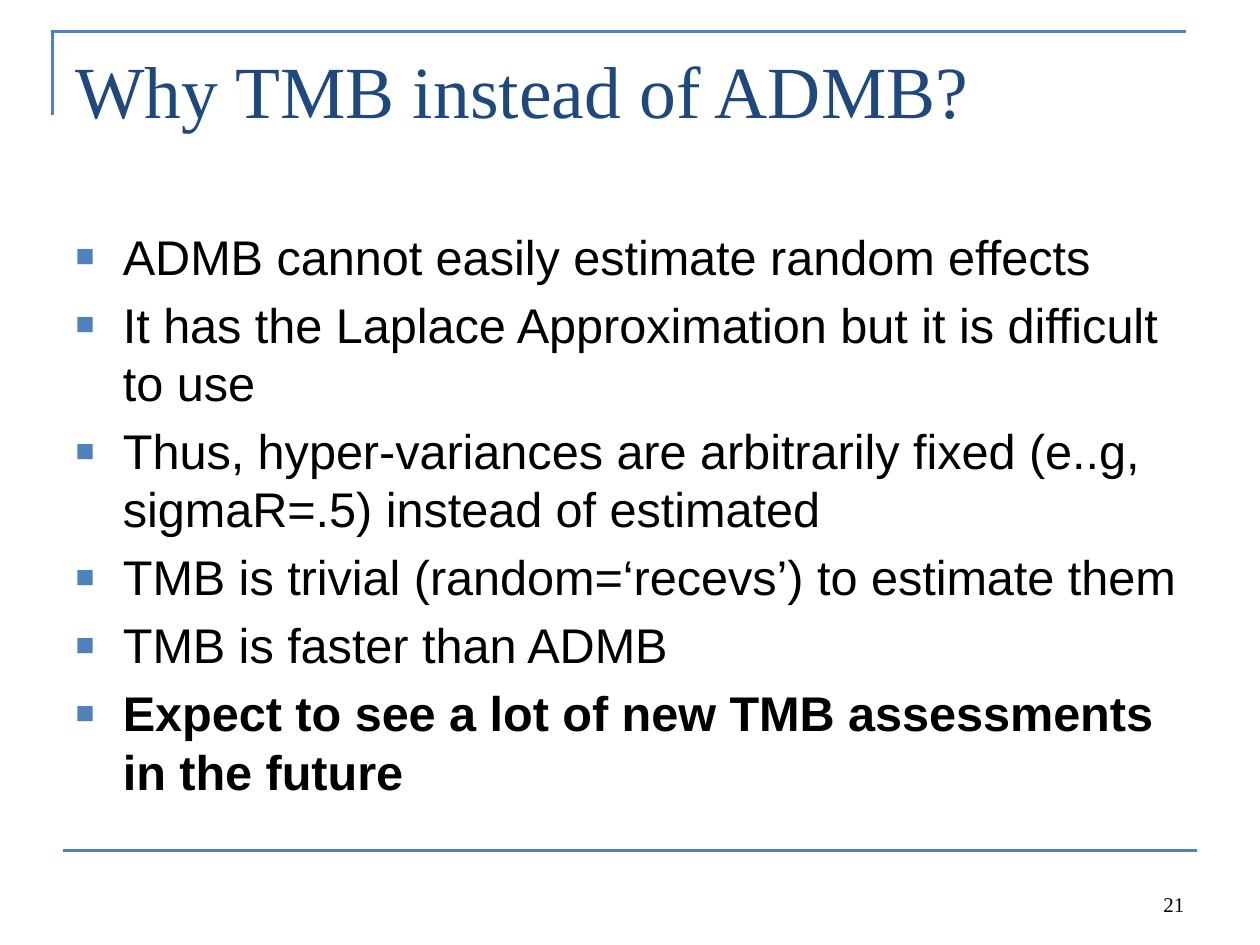
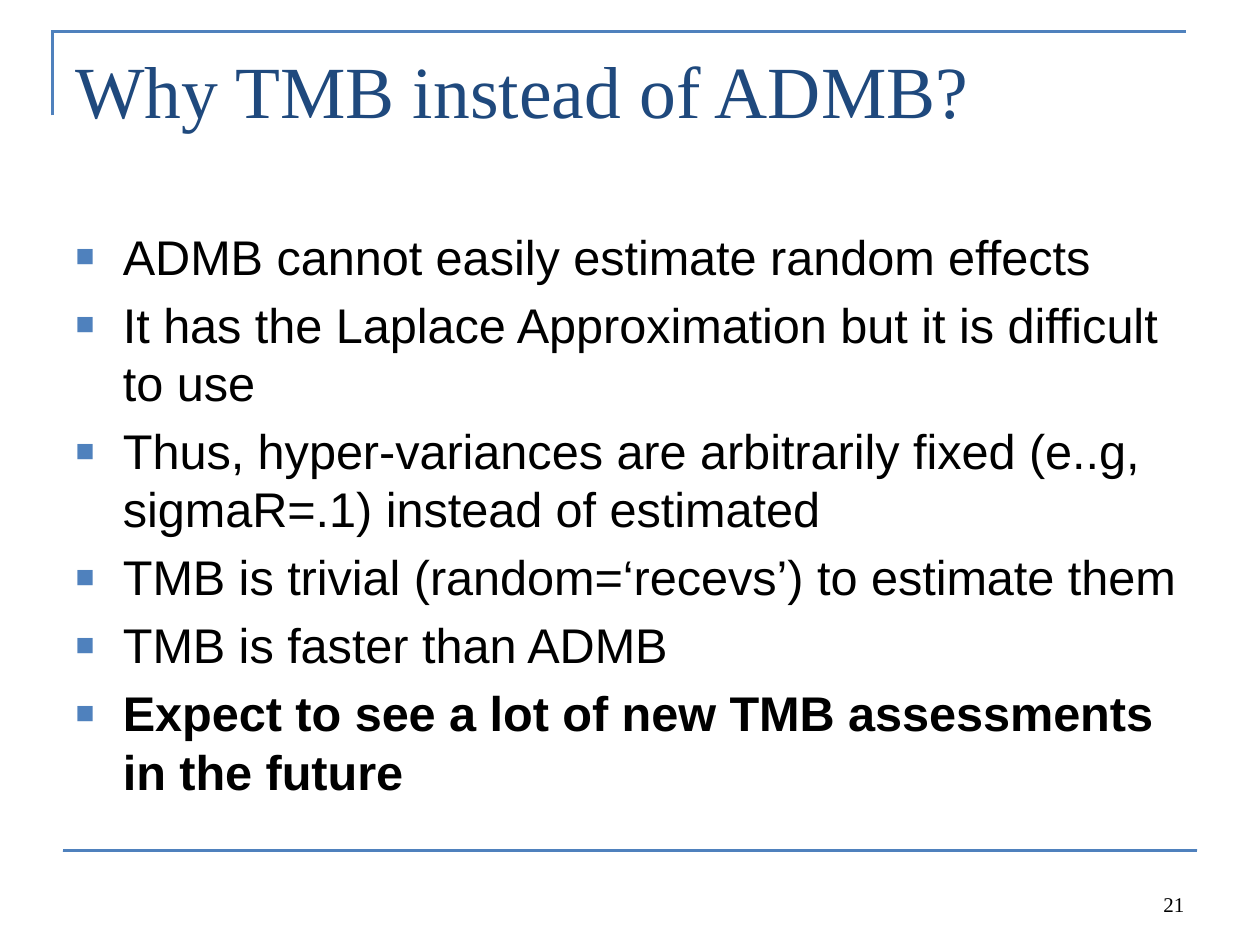
Before and after one commit to colemonnahan/tmb_workshop, a slide deck: slide 21 of day5/lecture5_extensions.pptx. Drawn at 1260x945 pixels with LibreOffice and Linux fonts; fonts in the diff are those of the drawing. Boxes give left, top, right and bottom in pixels: in the first picture for what was removed or moved away, otherwise in the second. Text is boxed around its words. In the diff, an @@ line names an element or a change of style, - is before the commit and + after.

```diff
--- a/day5/lecture5_extensions.pptx
+++ b/day5/lecture5_extensions.pptx
@@ text at bbox=[123, 433, 1140, 537]: text changed @@
-■ Thus, hyper-variances are arbitrarily fixed (e..g, sigmaR=.5) instead of estimated
+■ Thus, hyper-variances are arbitrarily fixed (e..g, sigmaR=.1) instead of estimated
```
Also in this commit, not shown: 2 other slides changed, 1 other file.
